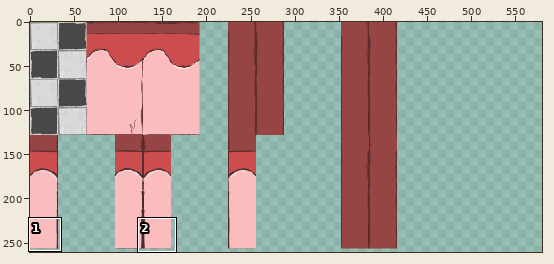
Edited in one commit: sprite sheet (Floor-wall.png). The first picture is a wide view before the edit; the outline marks the close-up.
Close-up. Old version:
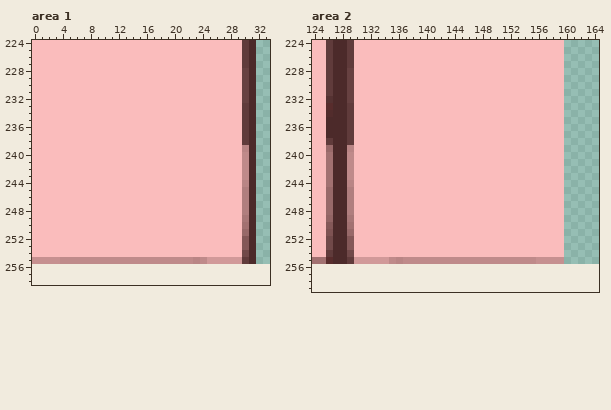
The file is 512x256 pixels. Colours within 5 levels of each other are drawn and written as one. Shown: area 1: x 0..33, y 224..258; area 2: x 124..164, y 224..259. The old version is drawn lined up with the new one, on the new canvas. The wide view leaves out empty margins. The commit also changed other parts of the picture, which this record leaves out.
The result:
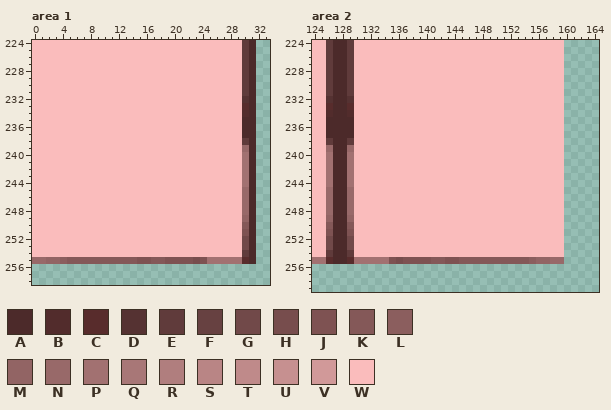
Palette (. is transparent): A #4c2a2a  B #522c2c  C #582c2c  D #553232  E #603b3b  F #674141  G #714949  H #774d4d  J #7e5252  K #845858  L #8b5e5e  M #926464  N #986969  P #a27171  Q #a87777  R #b07e7e  S #b98585  T #bf8a8a  U #c69090  V #d19999  W #fabcbc
Difference:
canvas 512x256 -> 1024x512
Area 1:
y 228..231: x 30 F -> E
y 232: x 30 F -> D
y 233: x 30 E -> C
y 234: x 30 E -> B
y 235..237: x 30 E -> A
y 239: x 30 S -> N
y 240..243: x 30 T -> P
y 244: x 30 S -> P
y 245..248: x 30 R -> N
y 249: x 30 Q -> M
y 250: x 30 P -> K
y 251: x 30 N -> J
y 252..253: x 30 K -> G
y 254: x 30 G -> E
y 255: x 0..30 UUUUTTTTTTTTTTTTTTTTTTTSTVVVVVE -> NNMMLKKKKKKKKKKJJKKJJJJHJPPPPPC
Area 2:
y 228..231: x 129 F -> E
y 232: x 129 F -> D
y 233: x 129 E -> C
y 234: x 129 E -> B
y 235..237: x 129 E -> A
y 239: x 129 S -> N
y 240..243: x 129 T -> P
y 244: x 129 S -> P
y 245..248: x 129 R -> N
y 249: x 129 Q -> M
y 250: x 129 P -> K
y 251: x 129 N -> J
y 252..253: x 129 K -> G
y 254: x 129 G -> E
y 255: x 129..159 EVVVVVTSTTTTTTTTTTTTTTTTTTTUUUU -> CPPPPPJHJJJJKKJJKKKKKKKKKKLMMNN
Pixel boxes of the changes (left, top, right, bottom) in both close-ups:
changed: (32, 68, 249, 264)
changed: (347, 68, 564, 264)
